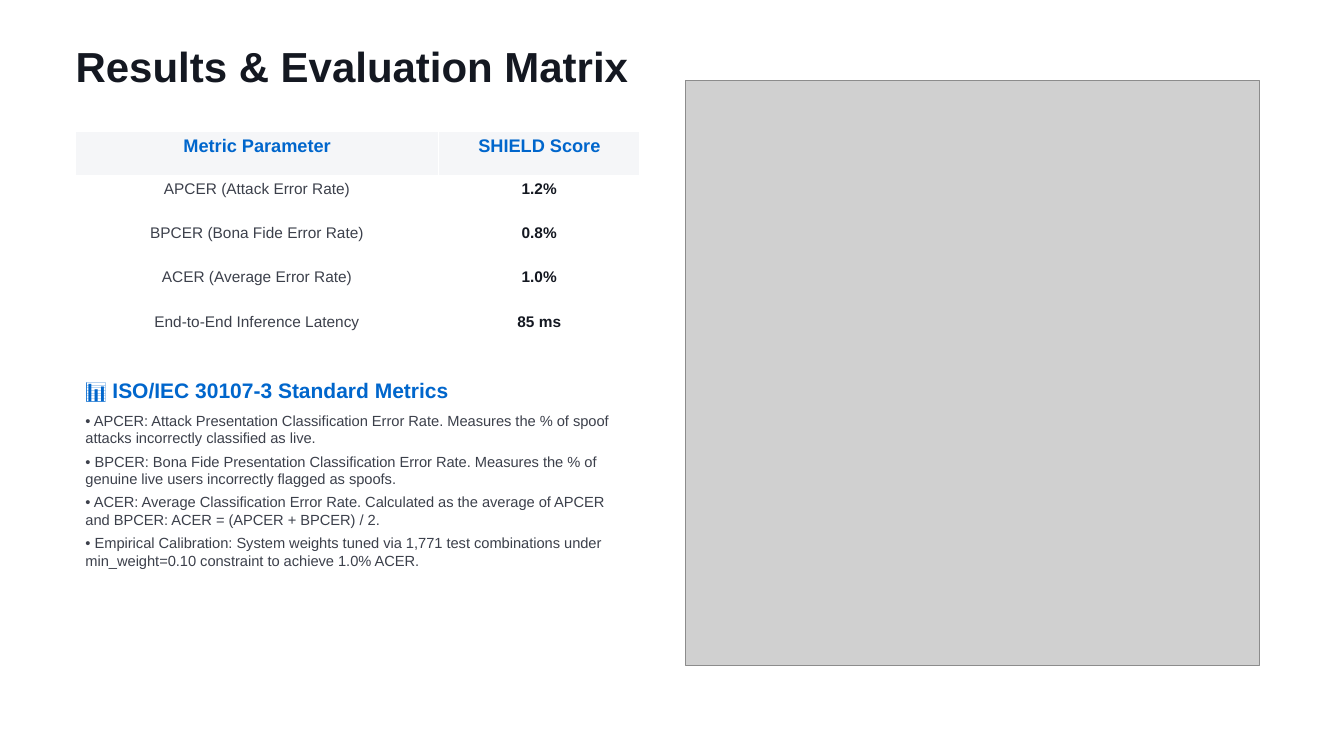
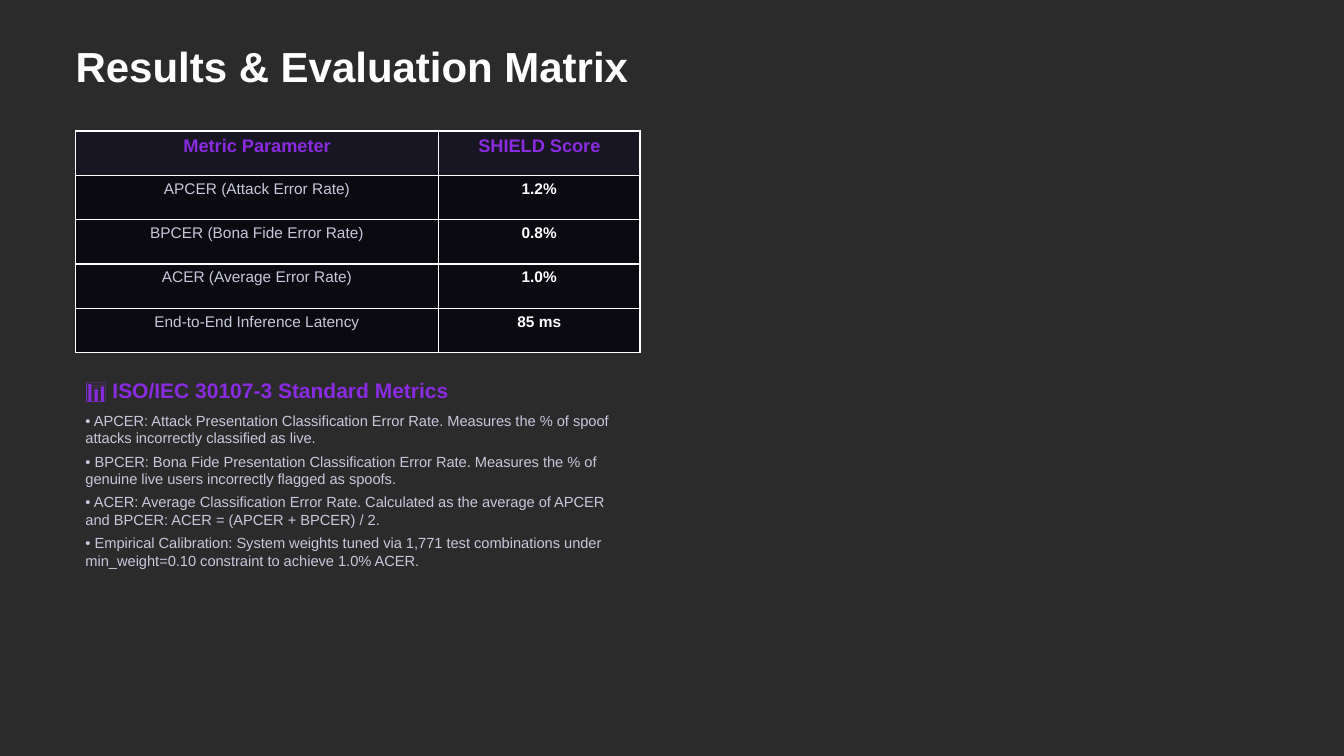
Before and after one commit to sthavirpunwatkar/SHIELD-Secure-Human-Identity-Liveness-Evaluation-Detection, a slide deck: slide 5 of reports/cdac_project_review.pptx. Drawn at 1344x756 pixels with LibreOffice and Linux fonts; fonts in the diff are those of the drawing; grey boxes stand for pictures; background and template pictures are left out; a plain dark background stands for a picture behind light text. Boxes give left, top, right and bottom in pixels: in the first picture for what was removed or moved away, otherwise in the second. Text is boxed around its words. In the diff, an @@ line names an element or a change of style, - is before the commit and + after.

Commit message:
Revert "docs: Change presentation theme to minimal office white, adding bounded pictures on the right side"
This reverts commit 8804d2d124e5f92f57e4803d180f0205777603bb.

```diff
--- a/reports/cdac_project_review.pptx
+++ b/reports/cdac_project_review.pptx
@@ background #FFFFFF to picture (left out) @@
@@ text "Results & Evaluation Matrix" at (76,51,628,83): text colour #141821 to #FFFFFF @@
@@ picture removed at (686,81,1260,665) @@
@@ table at (76,131,640,353) @@
@@ fill #F5F6F8 to #181622 in row 1 @@
@@ fill #FFFFFF to #0A0A10 in 8 cells @@
@@ text colour #0066CC to #8A2BE2 in "Metric Parameter", "SHIELD Score" @@
@@ text colour #3C404B to #C8C8DC in "APCER (Attack Error Rate)", "BPCER (Bona Fide Error Rate)", "ACER (Average Error Rate)", "End-to-End Inference Latency" @@
@@ text colour #141821 to #FFFFFF in "1.2%", "0.8%", "1.0%", "85 ms" @@
@@ text "📊 ISO/IEC 30107-3 Standard Metrics" at (85,383,609,569): text colour #0066CC to #8A2BE2 in "📊 ISO/IEC 30107-3 Standard Metrics"; text colour #3C404B to #C8C8DC @@
```
Also in this commit, not shown: 6 other slides changed, 4 other files.
